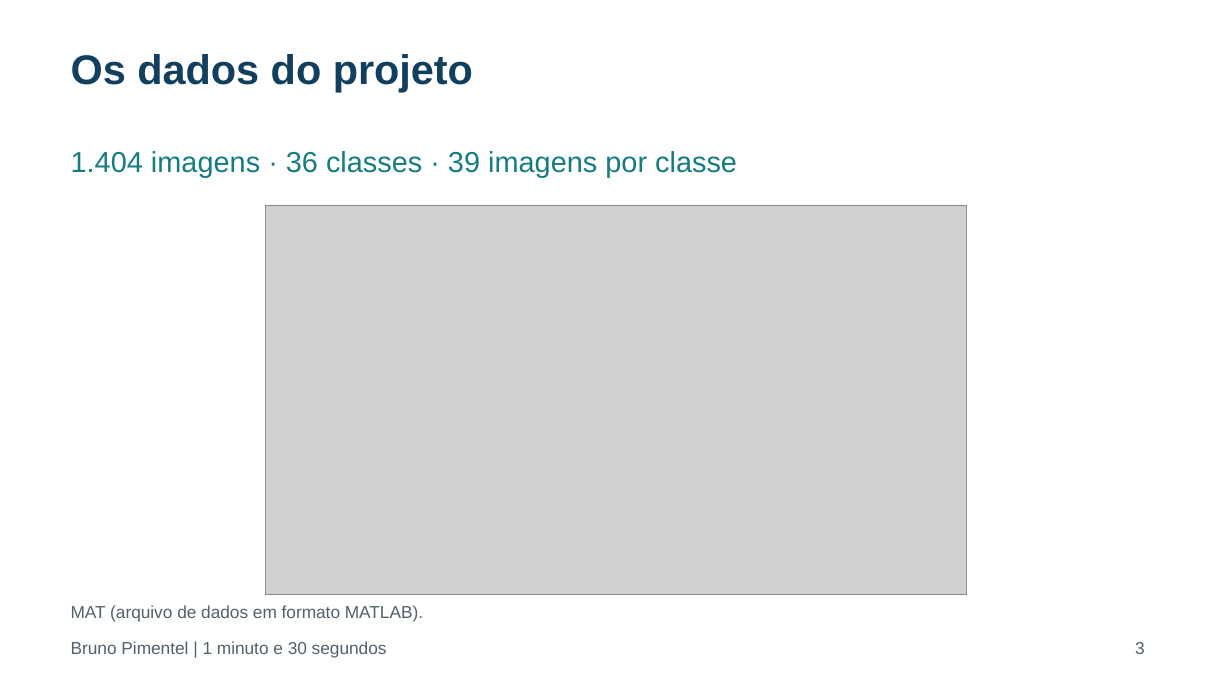
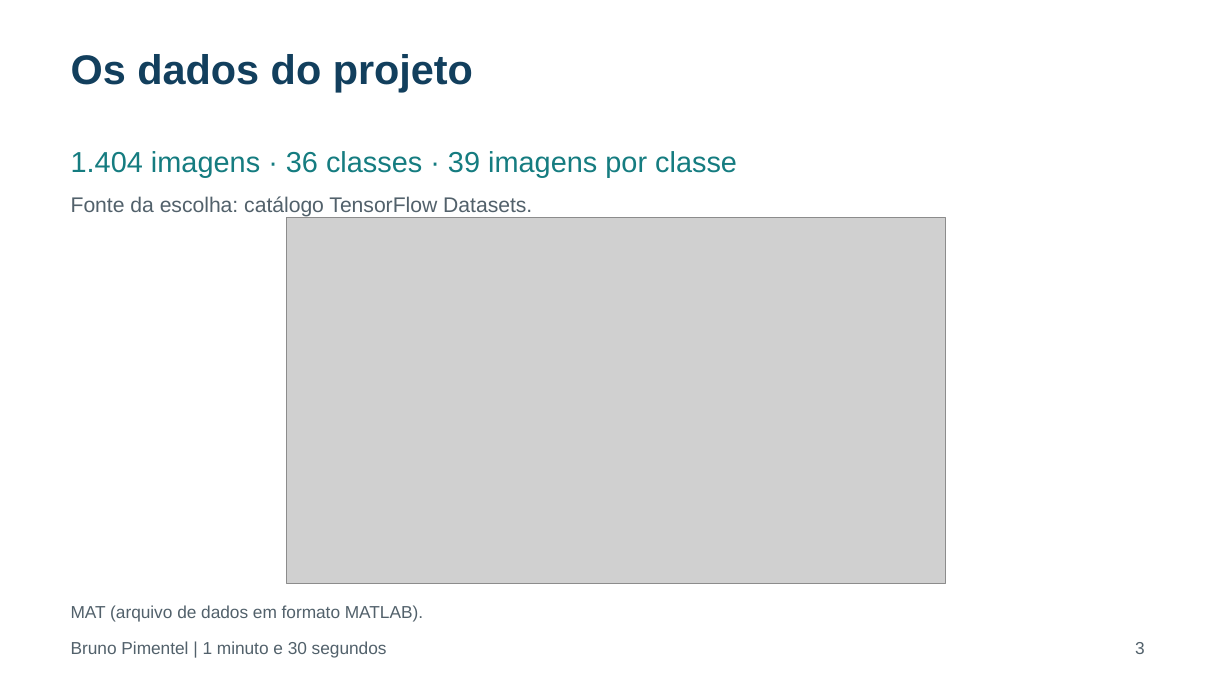
Before and after one commit to danielgilcastro/deep-learning, a slide deck: slide 3 of projeto feito 2/Apresentacao_Grupo4.pptx. Drawn at 1232x693 pixels with LibreOffice and Linux fonts; fonts in the diff are those of the drawing; grey boxes stand for pictures. Boxes give left, top, right and bottom in pixels: in the first picture for what was removed or moved away, otherwise in the second. Text is boxed around its words. In the diff, an @@ line names an element or a change of style, - is before the commit and + after.

```diff
--- a/projeto feito 2/Apresentacao_Grupo4.pptx
+++ b/projeto feito 2/Apresentacao_Grupo4.pptx
@@ text added at (x1=71, y1=196, x2=532, y2=217), 16.5 pt, text #52616B @@
+Fonte da escolha: catálogo TensorFlow Datasets.
@@ picture resized from (x1=265, y1=205, x2=967, y2=595) to (x1=287, y1=217, x2=945, y2=583) @@
```
Also in this commit, not shown: 31 other files.
